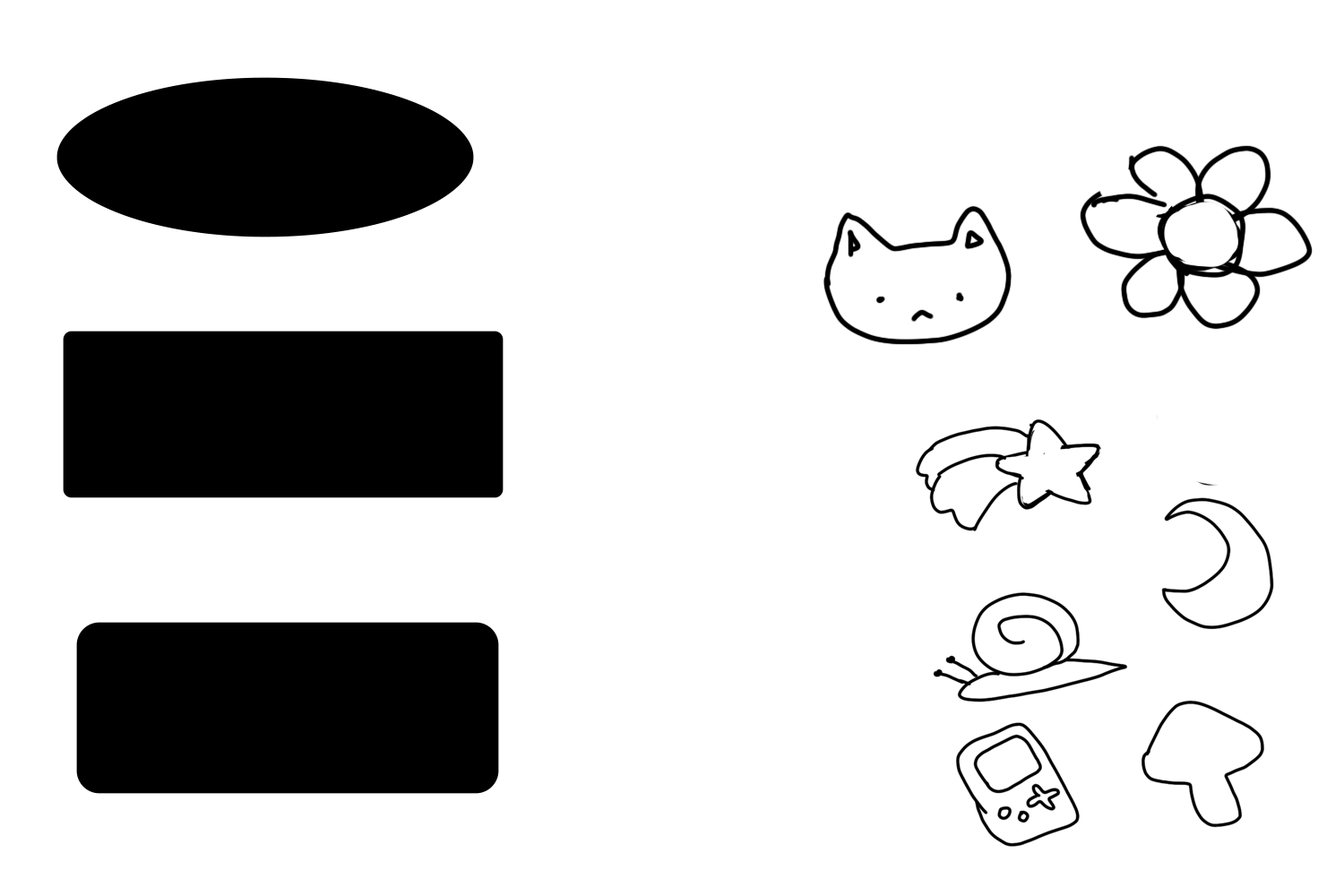
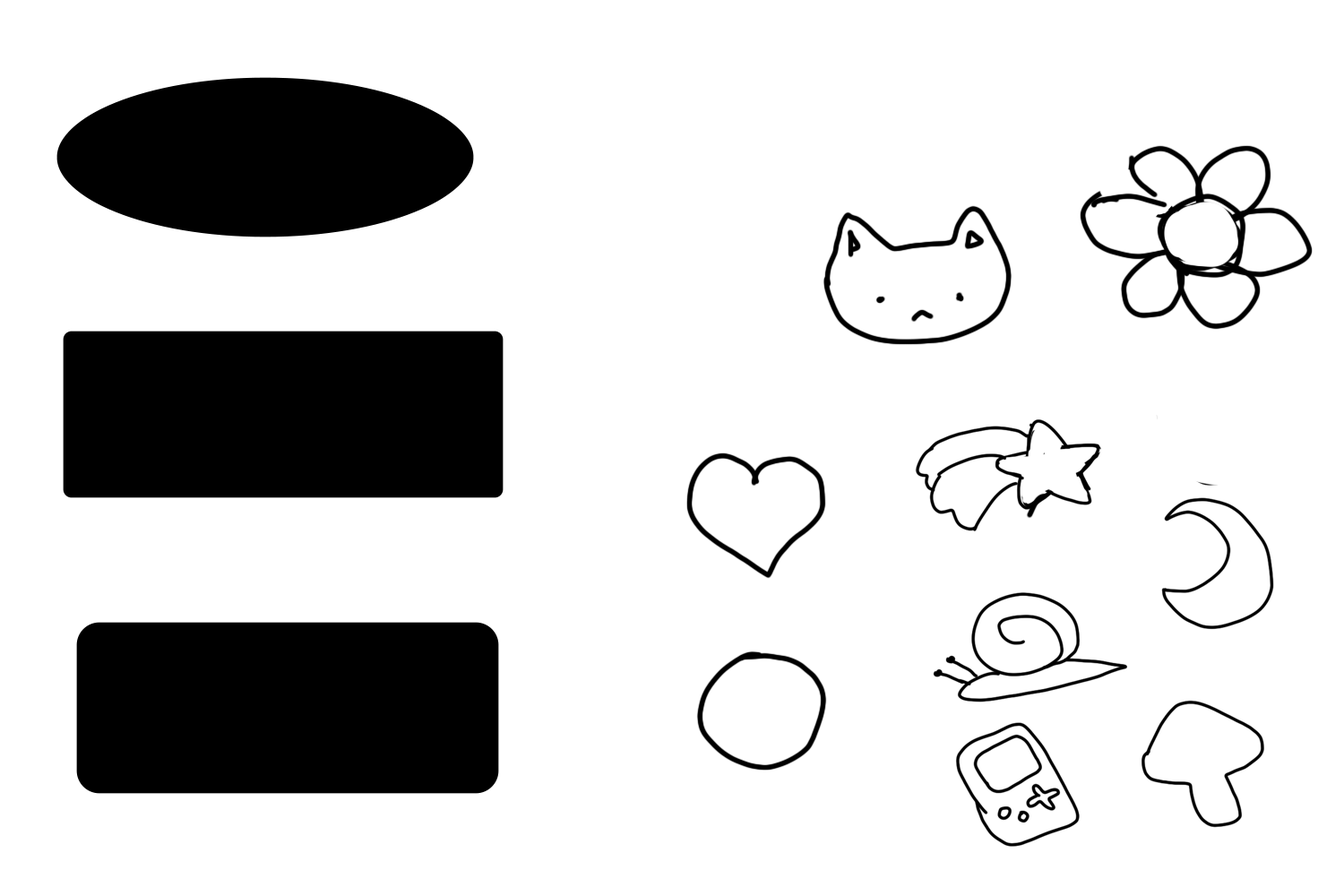
Layered file, before and after one edit (1344 x 896). Changes by layer:
painted on "Ellipse 1" over [686, 452, 1048, 771]
